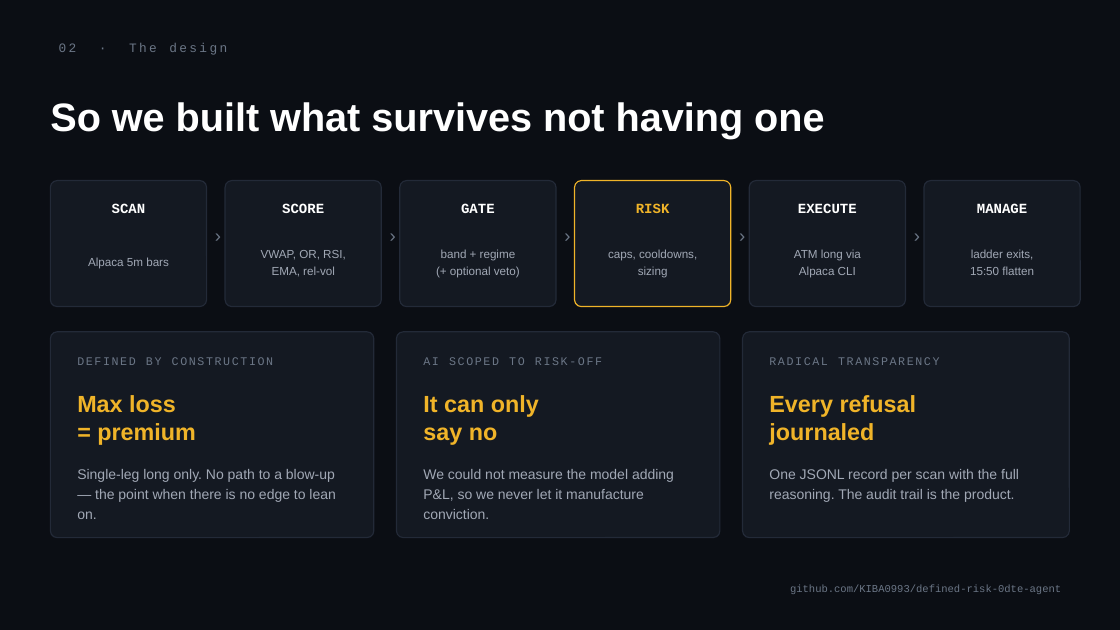
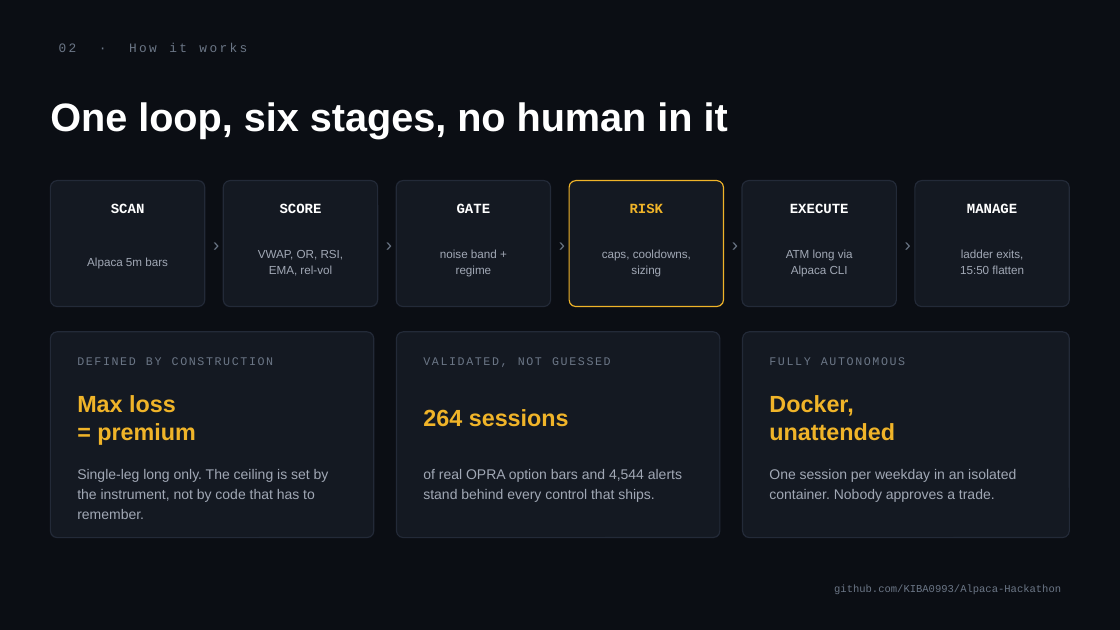
Before and after one commit to KIBA0993/Alpaca-Hackathon, a slide deck: slide 3 of assets/deck.pptx. Drawn at 1120x630 pixels with LibreOffice and Linux fonts; fonts in the diff are those of the drawing. Boxes give left, top, right and bottom in pixels: in the first picture for what was removed or moved away, otherwise in the second. Text is boxed around its words. In the diff, an @@ line names an element or a change of style, - is before the commit and + after.

```diff
--- a/assets/deck.pptx
+++ b/assets/deck.pptx
@@ text at [59, 43, 247, 52]: text changed @@
-02 · The design
+02 · How it works
@@ text at [50, 102, 728, 138]: text changed @@
-So we built what survives not having one
+One loop, six stages, no human in it
@@ 4 texts, 3 rounded rectangles: place and size @@
-4 texts, 3 rounded rectangles at [400, 181, 906, 307]
+4 texts, 3 rounded rectangles at [397, 181, 897, 307]
@@ 3 texts, 1 rounded rectangle: place and size @@
-3 texts, 1 rounded rectangle at [794, 181, 1081, 307]
+3 texts, 1 rounded rectangle at [786, 181, 1070, 307]
@@ text "›": place and size @@
-text "›" at [207, 218, 225, 252]
+text "›" at [205, 227, 223, 260]
@@ text "›": place and size @@
-text "›" at [381, 218, 400, 252]
+text "›" at [378, 227, 397, 260]
@@ text "›": place and size @@
-text "›" at [556, 218, 575, 252]
+text "›" at [550, 227, 569, 260]
@@ text "›": place and size @@
-text "›" at [731, 218, 749, 252]
+text "›" at [723, 227, 742, 260]
@@ text "›": place and size @@
-text "›" at [906, 218, 924, 252]
+text "›" at [897, 227, 915, 260]
@@ text at [440, 249, 497, 277]: text changed @@
-band + regime
-(+ optional veto)
+noise band +
+regime
@@ text at [423, 357, 611, 367]: text changed @@
-AI SCOPED TO RISK-OFF
+VALIDATED, NOT GUESSED
@@ text at [769, 357, 905, 365]: text changed @@
-RADICAL TRANSPARENCY
+FULLY AUTONOMOUS
@@ text at [423, 409, 569, 427]: text changed @@
-It can only
-say no
+264 sessions
@@ text at [769, 395, 895, 441]: text changed @@
-Every refusal
-journaled
+Docker,
+unattended
@@ text at [77, 469, 329, 519]: text changed @@
-Single-leg long only. No path to a blow-up — the point when there is no edge to lean on.
+Single-leg long only. The ceiling is set by the instrument, not by code that has to remember.
@@ text at [423, 469, 682, 502]: text changed @@
-We could not measure the model adding P&L, so we never let it manufacture conviction.
+of real OPRA option bars and 4,544 alerts stand behind every control that ships.
@@ text at [769, 469, 1016, 502]: text changed @@
-One JSONL record per scan with the full reasoning. The audit trail is the product.
+One session per weekday in an isolated container. Nobody approves a trade.
@@ text at [834, 584, 1061, 594]: text changed @@
-github.com/KIBA0993/defined-risk-0dte-agent
+github.com/KIBA0993/Alpaca-Hackathon
```
Also in this commit, not shown: 6 other slides changed, 1 slide added, 1 slide removed, 5 other files.
